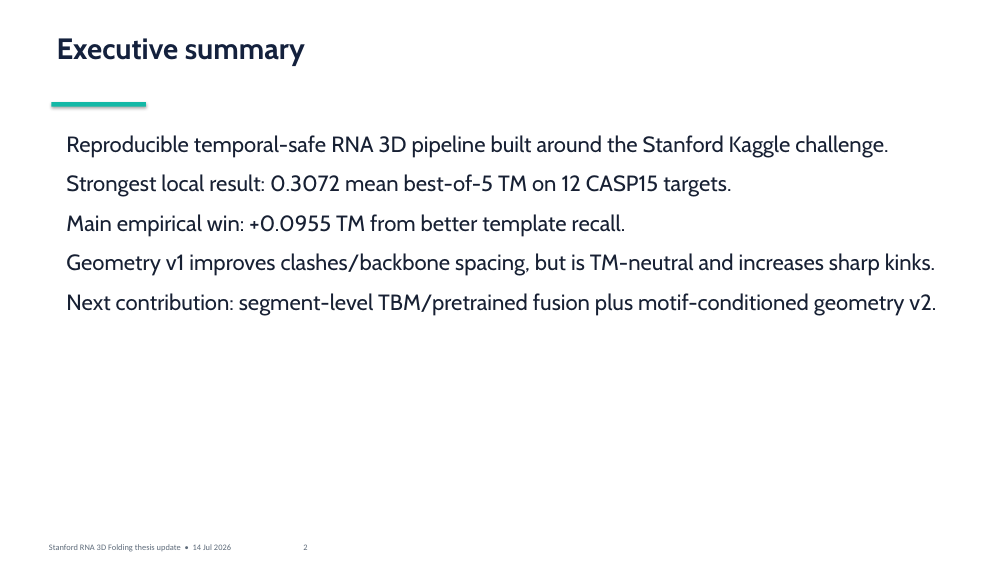
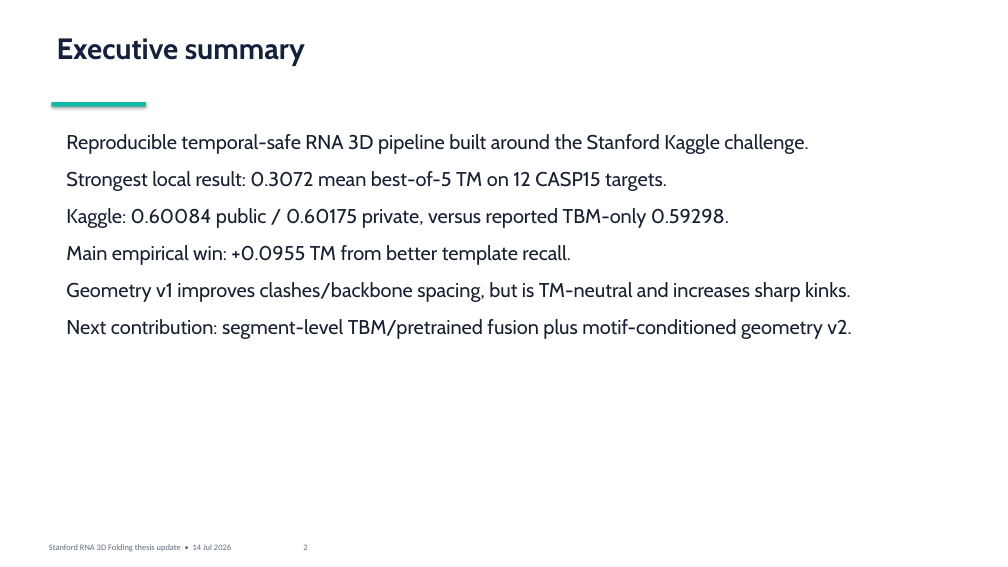
Before and after one commit to datdo15100/StandfordRNA, a slide deck: slide 2 of presentation/2026-07-14-supervisor-update/supervisor_update.pptx. Drawn at 1008x567 pixels with LibreOffice and Linux fonts; fonts in the diff are those of the drawing. Boxes give left, top, right and bottom in pixels: in the first picture for what was removed or moved away, otherwise in the second. Text is boxed around its words. In the diff, an @@ line names an element or a change of style, - is before the commit and + after.

Commit message:
Analyze Kaggle private score and hybrid reference

```diff
--- a/presentation/2026-07-14-supervisor-update/supervisor_update.pptx
+++ b/presentation/2026-07-14-supervisor-update/supervisor_update.pptx
@@ text at (x1=66, y1=134, x2=851, y2=339): size 21 to 19 pt in "Reproducible temporal-safe RNA 3D pipeline built around ...", "Strongest local result: 0.3072 mean best-of-5 TM ...", "Main empirical win: +0.0955 TM from better ...", "Geometry v1 improves clashes/backbone spacing, but is ..." and 1 more places @@
@@ text at (x1=66, y1=208, x2=729, y2=228): paragraph added @@
+Kaggle: 0.60084 public / 0.60175 private, versus reported TBM-only 0.59298.
```
Also in this commit, not shown: 3 other slides changed, 8 other files.
